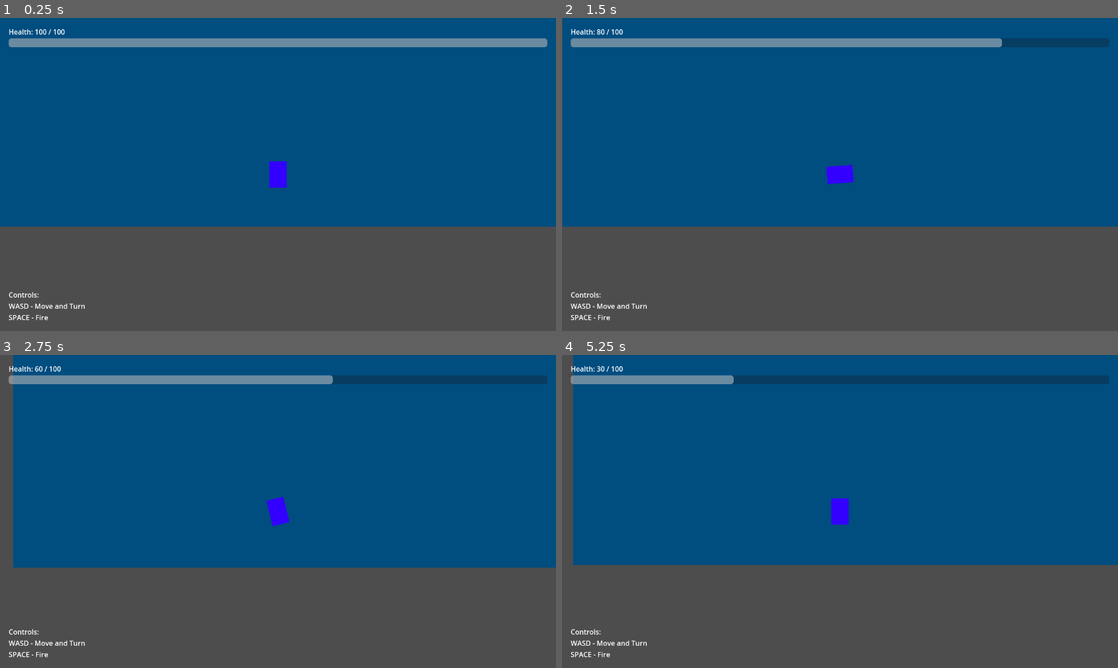
Above: before the commit, frames 1-4 (two rows, left to right).
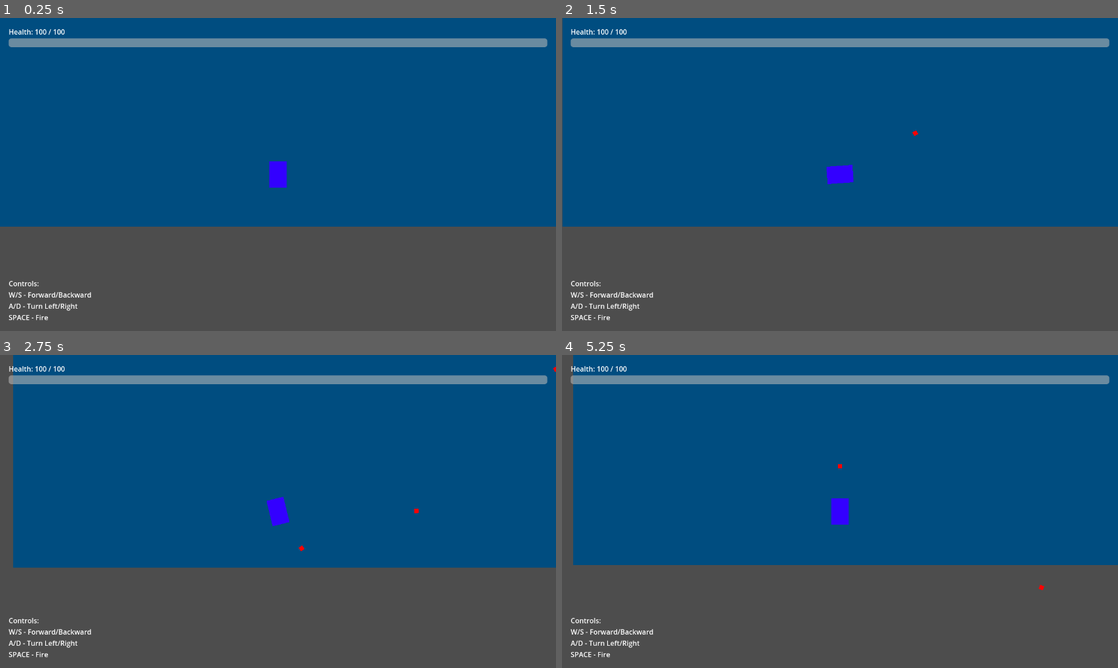
Above: after the commit, the same moments.

Repository: Hellboy20151011/Navalwars
Game: Godot game, scene res://scenes/main.tscn
Same seed, same stepped clock (60 frames per second), same inputs: the game is played once before the commit and once after it.
Inputs:
- Up to frame 1 (0.25 s): no input
- Up to frame 2 (1.5 s): tap Enter at 0.5 s; hold D (turn_right) 0.53-1.28 s; hold Space (fire) 0.53-1.28 s; hold S (move_backward) from 1.28 s (still down); tap Space (fire) at 1.35 s
- Up to frame 3 (2.75 s): release S (move_backward) at 2.03 s; hold D (turn_right) from 2.03 s (still down); hold Space (fire) from 2.03 s (still down)
- Up to frame 4 (5.25 s): release D (turn_right) at 2.78 s; release Space (fire) at 2.78 s; hold W (move_forward) 2.78-3.53 s; tap Space (fire) at 2.85, 4.35 s; hold Space (fire) 3.53-4.28 s; hold A (turn_left) 3.53-5.03 s; hold S (move_backward) from 5.03 s (still down); hold Space (fire) from 5.03 s (still down)

The runs differ from the first frame. In frame 1, 0.4% of the frame differs, in the area x 1-17%, y 84-94%; in frame 2, 1.0%; in frame 3, 1.6%; in frame 4, 2.4%, in the area x 1-99%, y 3-94%.

Commit message:
Fix bullet self-damage, viewport sizing, and clarify controls
Co-authored-by: Hellboy20151011 <189905498+Hellboy20151011@users.noreply.github.com>

Diff:
--- a/scenes/main.tscn
+++ b/scenes/main.tscn
@@ -65,5 +65,6 @@
 offset_bottom = -20.0
 grow_vertical = 0
 text = "Controls:
-WASD - Move and Turn
+W/S - Forward/Backward
+A/D - Turn Left/Right
 SPACE - Fire"
--- a/scripts/bullet.gd
+++ b/scripts/bullet.gd
@@ -3,6 +3,8 @@
 @export var speed: float = 400.0
 @export var damage: int = 10
 @export var lifetime: float = 5.0
+
+var shooter: Node = null
 
 func _ready():
 	# Auto-delete after lifetime
@@ -14,7 +16,8 @@
 	position += Vector2(0, -speed).rotated(rotation) * delta
 
 func _on_body_entered(body):
-	# Hit a ship
-	if body.has_method("take_damage"):
+	# Hit a ship (but not the one that fired it)
+	if body != shooter and body.has_method("take_damage"):
 		body.take_damage(damage)
-	queue_free()
+	if body != shooter:
+		queue_free()
--- a/scripts/enemy_ship.gd
+++ b/scripts/enemy_ship.gd
@@ -65,6 +65,7 @@
 	bullet.position = position + Vector2(0, -30).rotated(rotation)
 	bullet.rotation = rotation
 	bullet.damage = bullet_damage
+	bullet.shooter = self
 	get_parent().add_child(bullet)
 
 	await get_tree().create_timer(fire_rate).timeout
--- a/scripts/enemy_spawner.gd
+++ b/scripts/enemy_spawner.gd
@@ -3,6 +3,7 @@
 @export var enemy_scene: PackedScene
 @export var spawn_interval: float = 5.0
 @export var max_enemies: int = 3
+@export var spawn_margin: float = 100.0
 
 var spawn_timer: float = 0.0
 
@@ -25,8 +26,9 @@
 func spawn_enemy():
 	var enemy = enemy_scene.instantiate()
 
-	# Random spawn position at the top of the screen
-	var spawn_x = randf_range(100, 1180)
+	# Get viewport dimensions
+	var viewport_rect = get_viewport_rect()
+	var spawn_x = randf_range(spawn_margin, viewport_rect.size.x - spawn_margin)
 	var spawn_y = randf_range(50, 200)
 
 	enemy.position = Vector2(spawn_x, spawn_y)
--- a/scripts/ship.gd
+++ b/scripts/ship.gd
@@ -60,6 +60,7 @@
 	bullet.position = position + Vector2(0, -30).rotated(rotation)
 	bullet.rotation = rotation
 	bullet.damage = bullet_damage
+	bullet.shooter = self
 	get_parent().add_child(bullet)
 
 	# Reset fire cooldown
